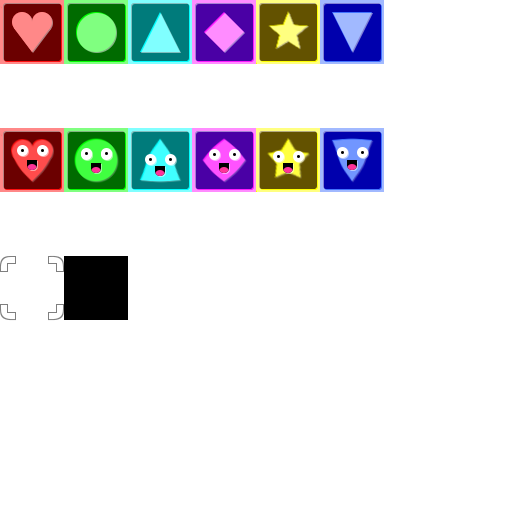
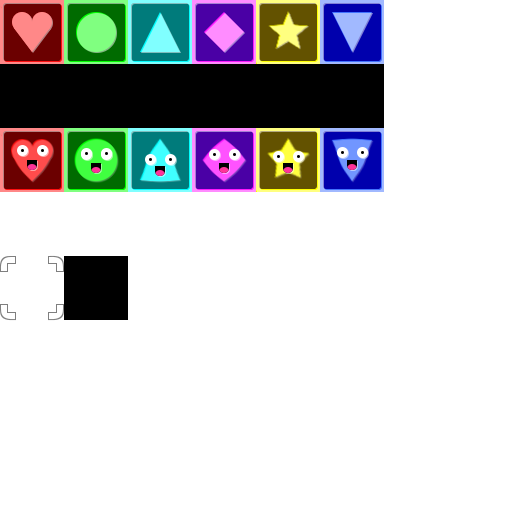
Layers edited between the first and the second (512, 512) image:
added group "grayscale blocks" with 3 layers above "face blocks" over left=0, top=64, right=384, bottom=128
added layer "Layer" (10%) in group "grayscale blocks" over left=0, top=64, right=384, bottom=127
added layer "black #1" (color) in group "grayscale blocks" over left=0, top=64, right=384, bottom=128
added layer "block copies" in group "grayscale blocks" over left=0, top=64, right=384, bottom=128
